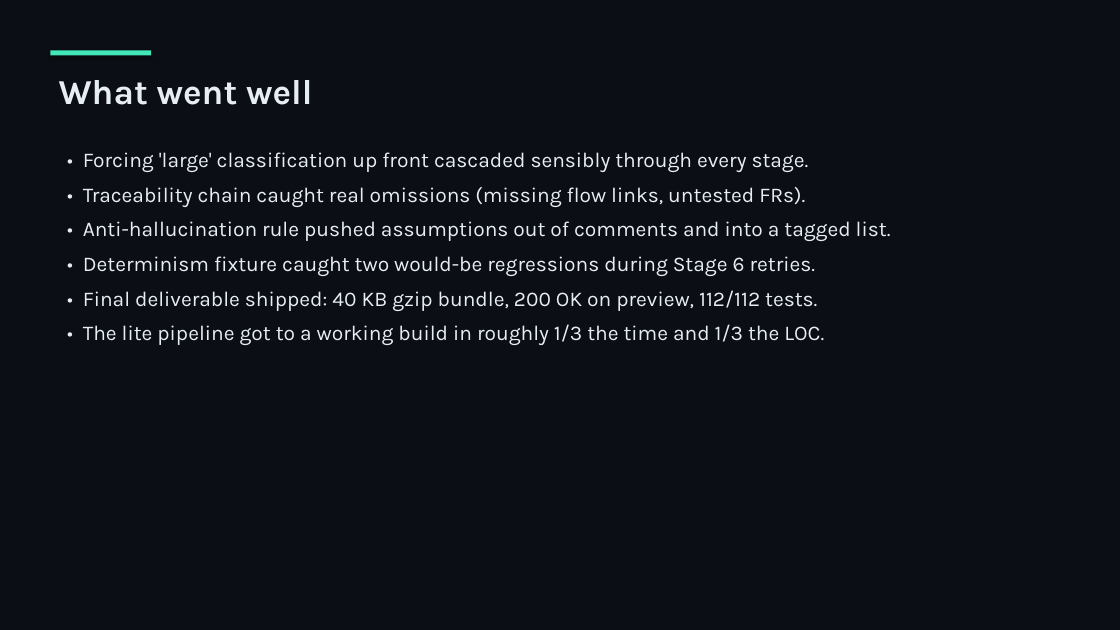
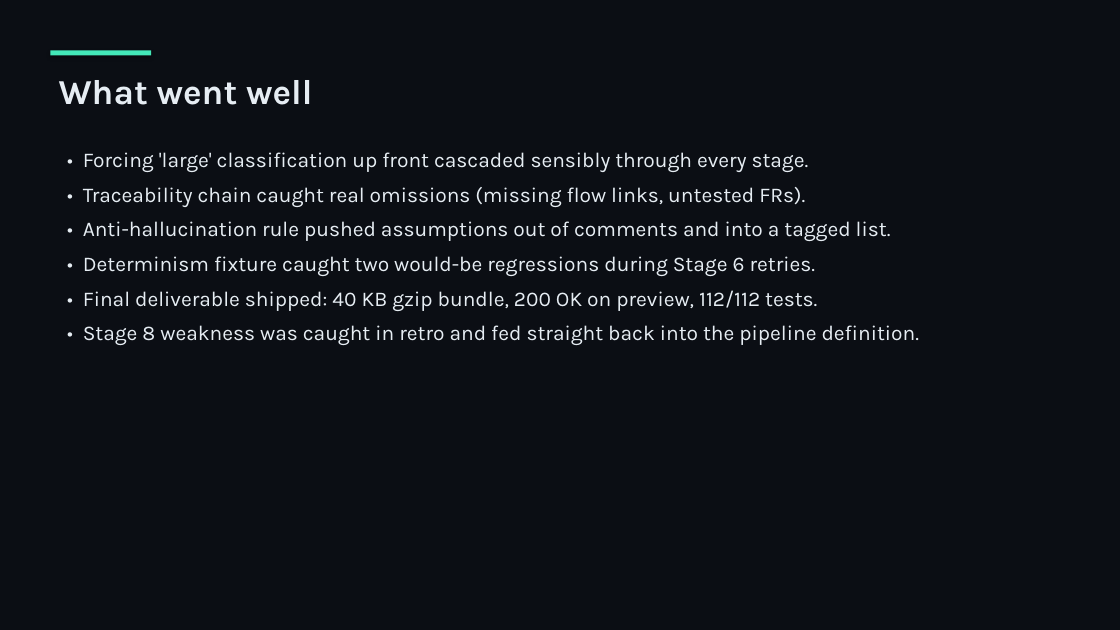
Before and after one commit to umais-developer/SDLC, a slide deck: slide 14 of docs/SDLC-pipeline-walkthrough.pptx. Drawn at 1120x630 pixels with LibreOffice and Linux fonts; fonts in the diff are those of the drawing. Boxes give left, top, right and bottom in pixels: in the first picture for what was removed or moved away, otherwise in the second. Text is boxed around its words. In the diff, an @@ line names an element or a change of style, - is before the commit and + after.

```diff
--- a/docs/SDLC-pipeline-walkthrough.pptx
+++ b/docs/SDLC-pipeline-walkthrough.pptx
@@ text at [83, 325, 920, 345]: text changed @@
-• The lite pipeline got to a working build in roughly 1/3 the time and 1/3 the LOC.
+• Stage 8 weakness was caught in retro and fed straight back into the pipeline definition.
```
Also in this commit, not shown: 5 other slides changed, 3 slides added, 3 slides removed, 14 other files.
